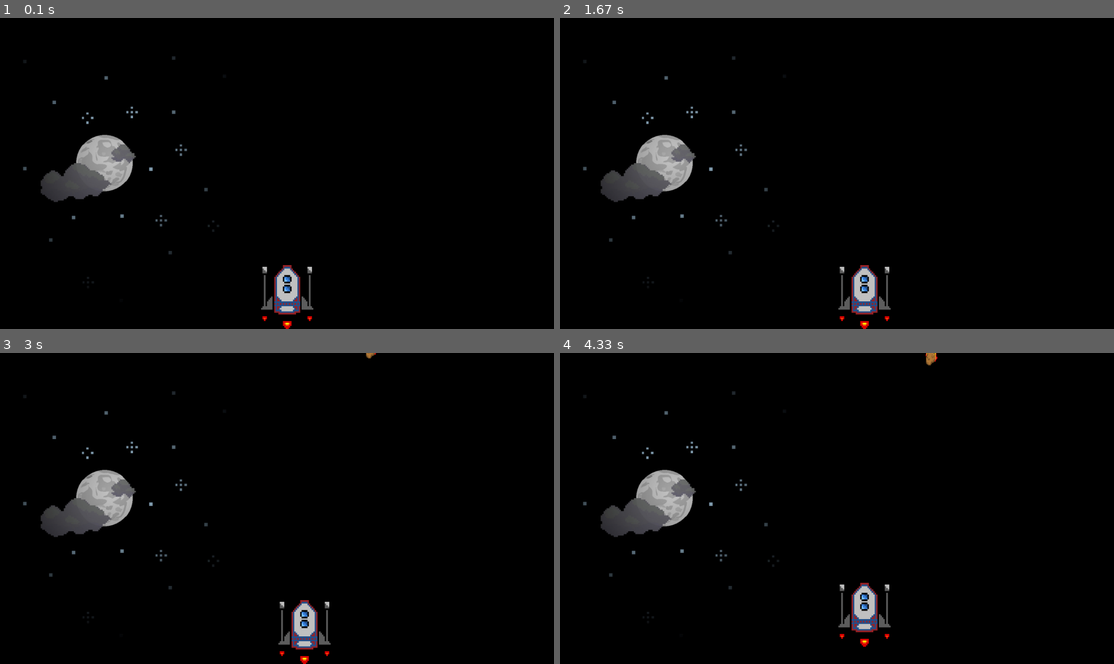
Above: before the commit, frames 1-4 (two rows, left to right).
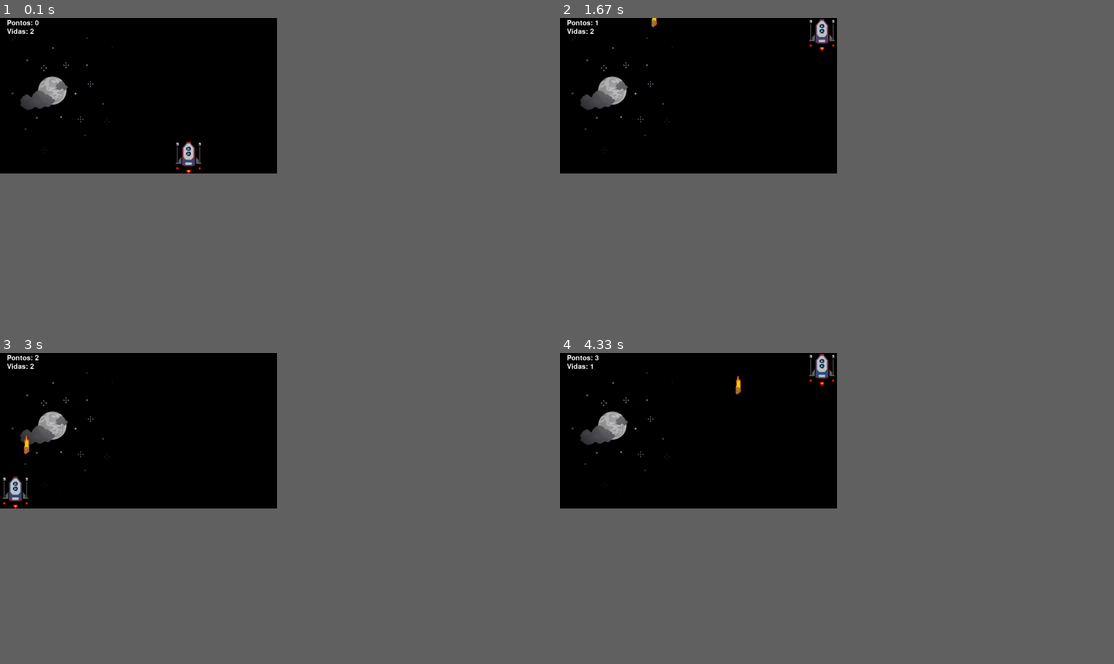
Above: after the commit, the same moments.

Repository: ThomasTSolda/Pygame
Game: pygame game, started from jogo.py
Two runs of this game, one before a commit and one after it. Both use one fixed random seed, a clock stepped at 60 frames per second and the inputs below.
Inputs:
- Up to frame 1 (0.1 s): no input
- Up to frame 2 (1.67 s): tap Enter at 0.33 s; hold Right 0.67-1.13 s; hold W 1.17-1.47 s
- Up to frame 3 (3 s): hold A 2-2.53 s; hold Down 2.57-2.87 s
- Up to frame 4 (4.33 s): hold Up 3.33-3.7 s; hold D from 3.73 s (still down)
In our replay, the window is 900x506 before the commit and 450x253 after it. These sizes can differ from the game's own. Grey fills any space a smaller window leaves; there, only what the larger window draws over its background counts as a difference.

The runs differ from the first frame. In frame 1, 4.3% of the frame differs, in the area x 1-57%, y 0-100%; in frame 2, 4.3%; in frame 3, 4.3%; in frame 4, 4.4%, in the area x 1-69%, y 0-95%.

Commit message:
Jogo pronto sem som

Diff:
--- a/jogo.py
+++ b/jogo.py
@@ -3,13 +3,13 @@
 
 pygame.init()
 
-display_largura = 1600
-display_altura = 900
+display_largura = 800
+display_altura = 450
 tamanho_tela=(display_largura, display_altura)
 
 
 pygameDisplay = pygame.display
-pygameDisplay.set_caption("Comet Space Ship")
+pygameDisplay.set_caption("Comet SpaceShip")
 
 gameDisplay = pygame.display.set_mode(tamanho_tela)
 gameEvents = pygame.event
@@ -21,39 +21,40 @@
 white = (255, 255, 255)
 
 background = pygame.image.load("resources/bg.jpg")
+background = pygame.transform.scale(background, (800, 450))
 
 def perdeu(pontos):
     gameDisplay.blit(background, (0,0))
     pygame.mixer.music.stop()
-    fonte = pygame.font.Font("freesansbold.ttf", 25)
+    fonte = pygame.font.Font("freesansbold.ttf", 100)
     texto = fonte.render("Pontos: "+str(pontos), True, white)
-    gameDisplay.blit(texto, (450, 90))
-    fonteContinue = pygame.font.Font("freesansbold.ttf", 20)
-    textoContinue = fonteContinue.render("press enter to restart", True, white)
-    gameDisplay.blit(textoContinue, (575,115))
+    gameDisplay.blit(texto, (287, 125))
+    fonteContinue = pygame.font.Font("freesansbold.ttf", 30)
+    textoContinue = fonteContinue.render("Press enter to restart...", True, white)
+    gameDisplay.blit(textoContinue, (312,250))
 
     pygameDisplay.update()
 
 def game():
     gameplay = True
     movimentoXMeteoro = movimentoX = random.randrange(0, display_largura)
-    movimentoYMeteoro = -150
-    velocidade = 5
+    movimentoYMeteoro = -185
+    velocidade = 10
     direcao = True
-    posicaoXNave = 740
-    posicaoYNave = 750
+    posicaoXNave = 500
+    posicaoYNave = 600
     movimentoXNave = 0
     movimentoYNave = 0
     pontos = 0
-    pontosMorrer = 0
+    pontosMorrer = 2
     meteoro = pygame.image.load("resources/meteoro.png")
-    meteoro = pygame.transform.scale(meteoro, (72, 136))
+    meteoro = pygame.transform.scale(meteoro, (36, 68))
     nave = pygame.image.load("resources/nave.png")
-    nave = pygame.transform.scale(nave, (177, 191))
-    larguraNave = 177
-    alturaNave = 191
-    larguraMeteoro = 72
-    alturaMeteoro = 136
+    nave = pygame.transform.scale(nave, (88, 95))
+    larguraNave = 88
+    alturaNave = 95
+    larguraMeteoro = 36
+    alturaMeteoro = 68
     velocidadeNave = 50
 
     while True:
@@ -62,71 +63,78 @@
                 pygame.quit()
                 quit()
             if event.type == pygame.KEYDOWN:
-                if event.key == pygame.K_LEFT:
+                if event.key == pygame.K_LEFT or event.key == pygame.K_a :
                     movimentoXNave = -velocidadeNave
-                elif event.key == pygame.K_RIGHT:
+                elif event.key == pygame.K_RIGHT or event.key == pygame.K_d:
                     movimentoXNave = velocidadeNave
-                elif event.key == pygame.K_UP:
+                elif event.key == pygame.K_UP or event.key == pygame.K_w:
                     movimentoYNave = -velocidadeNave
-                elif event.key == pygame.K_DOWN:
+                elif event.key == pygame.K_DOWN or event.key == pygame.K_s:
                     movimentoYNave = velocidadeNave
                 elif event.key == pygame.K_RETURN:
                     game()
             if event.type == pygame.KEYUP:
-                if event.key == pygame.K_LEFT or event.key == pygame.K_RIGHT or event.key == pygame.K_UP or event.key == pygame.K_DOWN:
+                if event.key == pygame.K_LEFT or event.key == pygame.K_RIGHT or event.key == pygame.K_UP or event.key == pygame.K_DOWN or event.key == pygame.K_a or event.key == pygame.K_w or event.key == pygame.K_s or event.key == pygame.K_d :
                     movimentoXNave = 0
                     movimentoYNave = 0
 
-            if gameplay == True:
-                posicaoXNave = posicaoXNave + movimentoXNave
-                if posicaoXNave < 0:
-                    posicaoXNave = 0
-                elif posicaoXNave > display_largura - larguraNave:
-                    posicaoXNave = display_largura - larguraNave
+        if gameplay == True:
+            posicaoXNave = posicaoXNave + movimentoXNave
+            if posicaoXNave < 0:
+                posicaoXNave = 0
+            elif posicaoXNave > display_largura - larguraNave:
+                posicaoXNave = display_largura - larguraNave
 
-                posicaoYNave = posicaoYNave + movimentoYNave
-                if posicaoYNave < 0:
-                    posicaoYNave = 0
-                elif posicaoYNave > display_altura - alturaNave:
-                    posicaoYNave = display_altura - alturaNave
+            posicaoYNave = posicaoYNave + movimentoYNave
+            if posicaoYNave < 0:
+                posicaoYNave = 0
+            elif posicaoYNave > display_altura - alturaNave:
+                posicaoYNave = display_altura - alturaNave
 
-                gameDisplay.fill(white)
-                gameDisplay.blit(background, (0, 0))
-                gameDisplay.blit(nave, (posicaoXNave, posicaoYNave))
-                gameDisplay.blit(
-                    meteoro, (movimentoXMeteoro, movimentoYMeteoro))
+            gameDisplay.fill(white)
+            gameDisplay.blit(background, (0, 0))
+            gameDisplay.blit(nave, (posicaoXNave, posicaoYNave))
+            gameDisplay.blit(
+                meteoro, (movimentoXMeteoro, movimentoYMeteoro))
 
 
-                if direcao == True:
-                    if movimentoYMeteoro < 900 :
-                        movimentoYMeteoro = movimentoYMeteoro + velocidade
+            if direcao == True:
+                if movimentoYMeteoro < 450 :
+                    movimentoYMeteoro = movimentoYMeteoro + velocidade
 
 
-                    else:
-                        movimentoYMeteoro = 0
-                        movimentoXMeteoro = random.randrange(0, display_largura-larguraMeteoro)
-                        velocidade = velocidade + 1
-                        pontos+=1
+                else:
+                    movimentoYMeteoro = -185
+                    movimentoXMeteoro = random.randrange(0, display_largura-larguraMeteoro)
+                    velocidade = velocidade + 1
+                    pontos+=1
 
-                #colisão
-                naveRect = nave.get_rect()
-                naveRect.x = posicaoXNave
-                naveRect.y = posicaoYNave
+            fonte = pygame.font.Font('freesansbold.ttf', 20)
+            texto = fonte.render("Pontos: "+str(pontos), True, white)
+            gameDisplay.blit(texto, (20, 5))
+            vidas = fonte.render("Vidas: "+str(pontosMorrer), True, white)
+            gameDisplay.blit(vidas, (20, 30))
 
-                meteoroRect = meteoro.get_rect()
-                meteoroRect.x = movimentoXMeteoro
-                meteoroRect.y = movimentoYMeteoro-22
 
-                if naveRect.colliderect(meteoroRect) == True:
-                    gameplay = True
-                    pontosMorrer +=1
-                    movimentoYMeteoro = 0
-                    movimentoXMeteoro = random.randrange(0, display_largura)
-                if pontosMorrer == 2:
-                    perdeu(pontos)
-                    gameplay = False
-                else:
-                    direcao = True
+            #colisão
+            naveRect = nave.get_rect()
+            naveRect.x = posicaoXNave
+            naveRect.y = posicaoYNave
+
+            meteoroRect = meteoro.get_rect()
+            meteoroRect.x = movimentoXMeteoro
+            meteoroRect.y = movimentoYMeteoro-22
+
+            if naveRect.colliderect(meteoroRect) == True:
+                gameplay = True
+                pontosMorrer -=1
+                movimentoYMeteoro = -185
+                movimentoXMeteoro = random.randrange(0, display_largura)
+            if pontosMorrer == 0:
+                perdeu(pontos)
+                gameplay = False
+            else:
+                direcao = True
         print(pontos)
 
         pygameDisplay.update()
